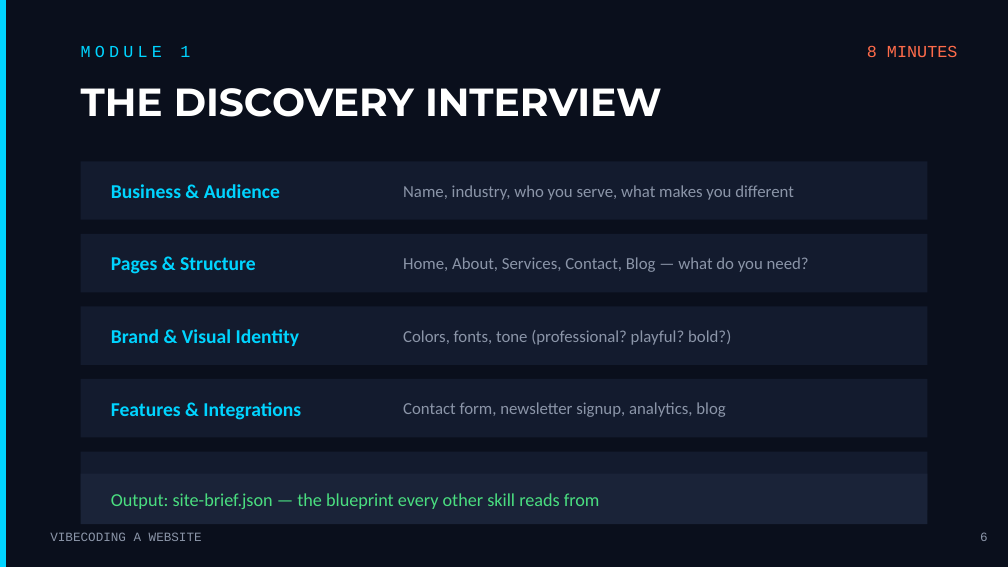
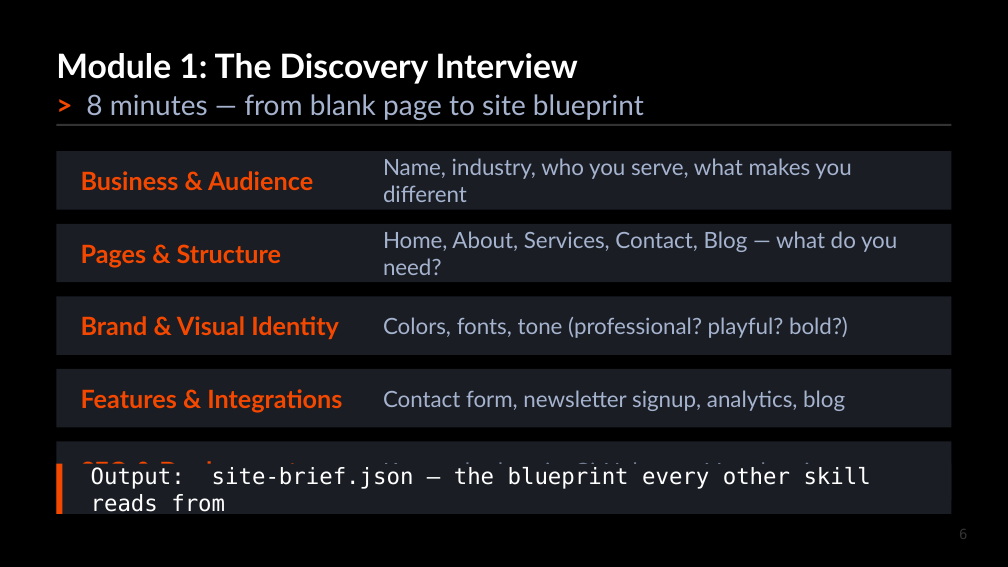
Before and after one commit to mrhinkle/VibeCoding-a-Website, a slide deck: slide 6 of course/VibeCoding-a-Website.pptx. Drawn at 1008x567 pixels with LibreOffice and Linux fonts; fonts in the diff are those of the drawing. Boxes give left, top, right and bottom in pixels: in the first picture for what was removed or moved away, otherwise in the second. Text is boxed around its words. In the diff, an @@ line names an element or a change of style, - is before the commit and + after.

```diff
--- a/course/VibeCoding-a-Website.pptx
+++ b/course/VibeCoding-a-Website.pptx
@@ background #0A0F1C to #000000 @@
@@ rectangle removed at (0,0,6,566) @@
@@ text at (56,53,578,84): text changed; size 12 to 24 pt; font Courier New to Lato; text colour #00D4FF to #FFFFFF; bold on @@
-MODULE 1
+Module 1: The Discovery Interview
@@ text removed at (867,45,958,57) @@
-8 MINUTES
@@ text at (86,94,644,120): text changed; size 28 to 20 pt; font Montserrat to Lato; text colour #FFFFFF to #A5B3CE; bold off @@
-THE DISCOVERY INTERVIEW
+> 8 minutes — from blank page to site blueprint
@@ rectangle added at (56,124,952,126), fill #333333 @@
@@ rectangle: place and size @@
-rectangle at (81,161,927,220)
+rectangle at (56,151,952,210)
@@ text "Name, industry, who you serve, ...": place and size @@
-text "Name, industry, who you serve, ..." at (403,185,794,200)
+text "Name, industry, who you serve, ..." at (383,158,851,202)
@@ rectangle: place and size @@
-rectangle at (81,234,927,292)
+rectangle at (56,224,952,282)
@@ text "Home, About, Services, Contact, Blog ...": place and size @@
-text "Home, About, Services, Contact, Blog ..." at (403,257,809,272)
+text "Home, About, Services, Contact, Blog ..." at (383,231,897,275)
@@ rectangle: place and size @@
-rectangle at (81,306,927,365)
+rectangle at (56,296,952,355)
@@ text "Colors, fonts, tone (professional? playful? ...": place and size @@
-text "Colors, fonts, tone (professional? playful? ..." at (403,330,731,345)
+text "Colors, fonts, tone (professional? playful? ..." at (383,317,848,338)
@@ rectangle: place and size @@
-rectangle at (81,379,927,437)
+rectangle at (56,369,952,427)
@@ size 12 to 16 pt, font Calibri to Lato, text colour #8B95A8 to #A5B3CE in 4 elements at (383,158,851,202), (383,231,897,275), (383,317,848,338), (383,390,845,411) @@
@@ text "Contact form, newsletter signup, analytics, ...": place and size @@
-text "Contact form, newsletter signup, analytics, ..." at (403,402,725,417)
+text "Contact form, newsletter signup, analytics, ..." at (383,390,845,411)
@@ fill #131B2E to #1A1D24 in 5 elements at (56,224,952,282), (56,369,952,427), (56,151,952,210), (56,296,952,355), (56,442,952,500) @@
@@ rectangle: place and size @@
-rectangle at (81,452,927,510)
+rectangle at (56,442,952,500)
@@ 5 texts: place and size @@
-5 texts at (111,184,301,494)
+5 texts at (81,171,342,485)
@@ size 14 to 18 pt, font Calibri to Lato, text colour #00D4FF to #F44800 in 5 elements at (81,171,313,190), (81,244,281,267), (81,316,339,340), (81,389,342,412), (81,461,297,485) @@
@@ rectangle: place and size @@
-rectangle at (81,474,927,524)
+rectangle at (56,464,952,514)
@@ rectangle at (56,464,952,514): fill #1A2338 to #1A1D24 @@
@@ rectangle added at (56,464,62,514), fill #F44800 @@
@@ text "Output: site-brief.json — the blueprint ...": place and size @@
-text "Output: site-brief.json — the blueprint ..." at (111,493,600,509)
+text "Output: site-brief.json — the blueprint ..." at (91,467,871,512)
@@ text "Output: site-brief.json — the blueprint ..." at (91,467,871,512): size 13 to 16 pt, font Calibri to DejaVu Sans Mono, text colour #4ADE80 to #FFFFFF @@
@@ text added at (383,462,841,485), 16 pt, text #A5B3CE @@
+Keywords, domain, GitHub repo, Vercel project
@@ text removed at (50,532,202,541) @@
-VIBECODING A WEBSITE
@@ text "6": place and size @@
-text "6" at (980,532,988,541)
+text "6" at (959,529,967,539)
@@ text "6" at (959,529,967,539): size 9 to 10 pt, font Courier New to DejaVu Sans Mono, text colour #8B95A8 to #333333 @@
```
Also in this commit, not shown: 19 other slides changed.
